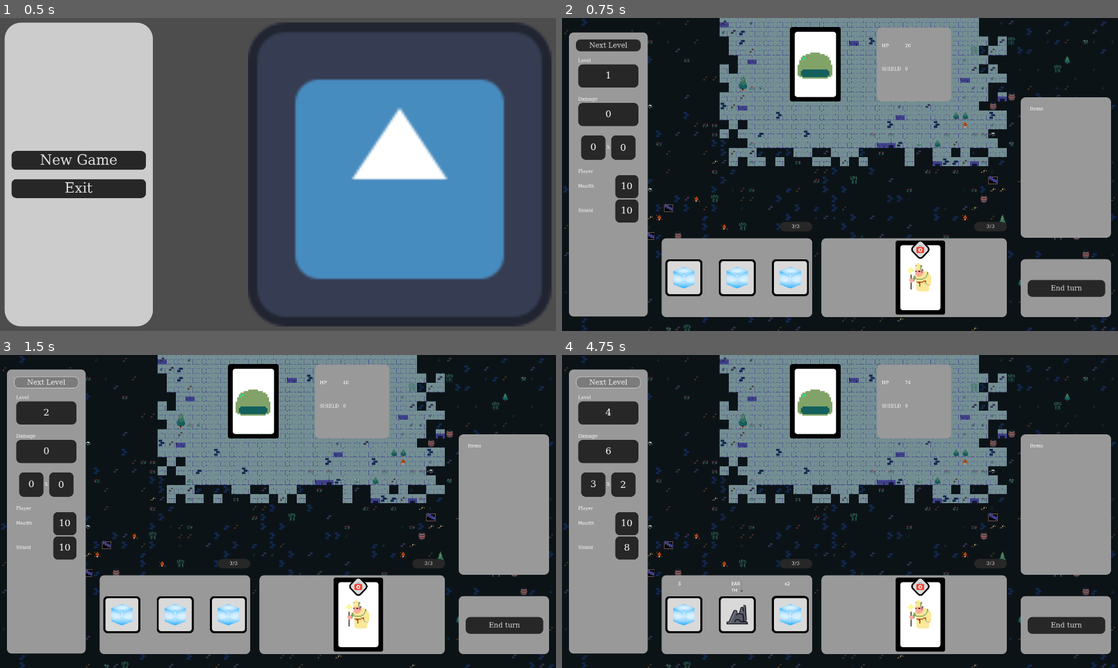
Above: before the commit, frames 1-4 (two rows, left to right).
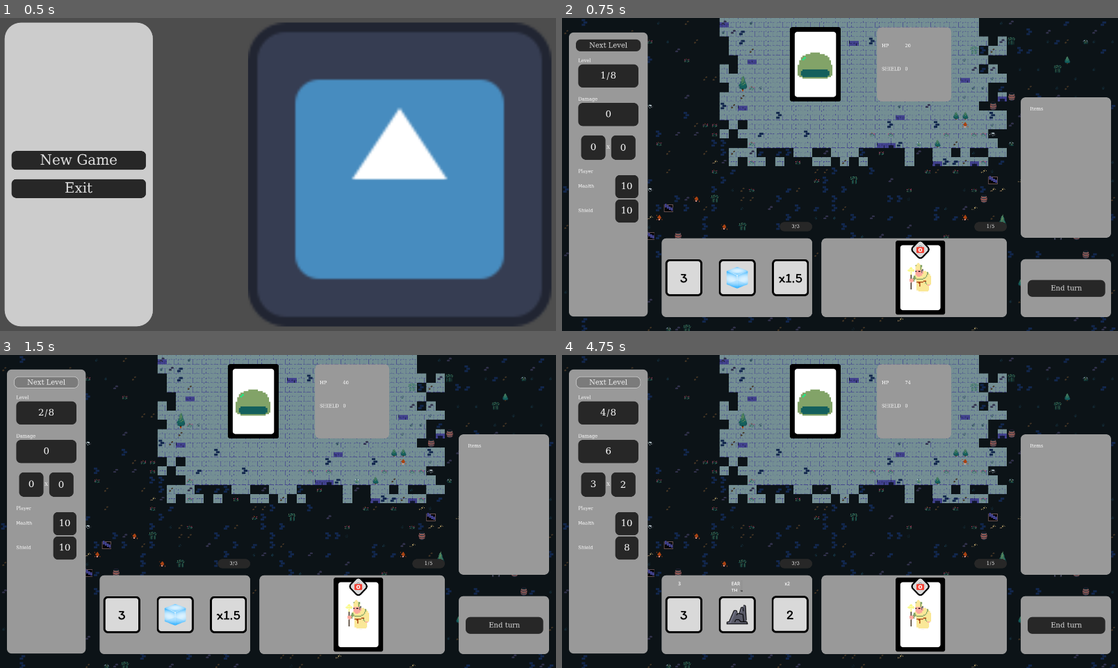
Above: after the commit, the same moments.

Repository: YosuaChrialMartono/game-development-game-jam
Game: Godot game, scene res://scenes/ui/MainMenu.tscn
The game is run twice, just before and just after one commit, with the same random seed, the same clock (stepped at 60 frames per second) and the same inputs. The engine's default icon, where the game draws it, is replaced by a stand-in: a white triangle on a blue panel in a dark square.
Inputs:
- Up to frame 1 (0.5 s): no input
- Up to frame 2 (0.75 s): click "New Game" at 0.5 s
- Up to frame 3 (1.5 s): click "Next Level" at 1.25 s
- Up to frame 4 (4.75 s): click "Next Level" at 2 s; click "End turn" at 2.75 s; click "End turn" at 3.5 s; click "Next Level" at 4.25 s

Frame 1 is identical in both runs. In frame 2, 0.5% of the frame differs, in the area x 7-78%, y 17-89%; in frame 3, 0.5%; in frame 4, 0.6%, in the area x 6-78%, y 17-89%.

Commit message:
Feat: Added max hand size variable for dice and hero, add winning level

Diff:
--- a/scenes/characters/Dice.tscn
+++ b/scenes/characters/Dice.tscn
@@ -311,17 +311,20 @@
 texture = ExtResource("3_1pf5s")
 
 [node name="NumberDiceSprite" type="AnimatedSprite2D" parent="."]
+visible = false
 position = Vector2(65, 0)
 sprite_frames = SubResource("SpriteFrames_monup")
 frame = 2
 frame_progress = 0.904792
 
 [node name="MultiplierDiceSprite" type="AnimatedSprite2D" parent="."]
+visible = false
 position = Vector2(65, 0)
 sprite_frames = SubResource("SpriteFrames_nc7w0")
 animation = &"x1.5"
 
 [node name="ElementalDiceSprite" type="AnimatedSprite2D" parent="."]
+visible = false
 position = Vector2(65, 0)
 sprite_frames = SubResource("SpriteFrames_r718c")
 animation = &"ICE"
--- a/scenes/levels/Level.tscn
+++ b/scenes/levels/Level.tscn
@@ -459,7 +459,7 @@
 theme = ExtResource("2_dl4mi")
 theme_override_styles/panel = ExtResource("4_0i1pl")
 
-[node name="Label" type="Label" parent="DiceHandSize"]
+[node name="DiceHandSizeLabel" type="Label" parent="DiceHandSize"]
 layout_mode = 1
 anchors_preset = 15
 anchor_right = 1.0
@@ -471,7 +471,7 @@
 horizontal_alignment = 1
 vertical_alignment = 1
 
-[node name="DiceHandSize2" type="Panel" parent="."]
+[node name="HeroHandSize" type="Panel" parent="."]
 layout_mode = 1
 anchors_preset = -1
 anchor_left = 0.312
@@ -488,7 +488,7 @@
 theme = ExtResource("2_dl4mi")
 theme_override_styles/panel = ExtResource("4_0i1pl")
 
-[node name="Label" type="Label" parent="DiceHandSize2"]
+[node name="HeroHandSizeLabel" type="Label" parent="HeroHandSize"]
 layout_mode = 1
 anchors_preset = 15
 anchor_right = 1.0
--- a/script/dice_global.gd
+++ b/script/dice_global.gd
@@ -1,12 +1,14 @@
 extends Node
 
-const INIT_NUMBER_VALUES = [1,2,3,4,5,6]
+const INIT_NUMBER_VALUES = [1, 2, 3, 4, 5, 6]
 const INIT_MULTIPLIER_VALUES = ["x1", "x2", "x3"]
 const INIT_ELEMENT_VALUES = ["FIRE", "ICE", "EARTH", "AIR"]
 
 const DICE_SCENE = preload("res://scenes/characters/Dice.tscn")
 
 var active_dice: Array = []
+
+var max_dice_hand_size = 3
 
 func add_dice(dice_type: Dice.DICE_TYPE) -> void:
 	var new_dice = DICE_SCENE.instantiate()
--- a/script/game_manager.gd
+++ b/script/game_manager.gd
@@ -3,6 +3,7 @@
 @onready var _is_rolling = false
 
 @onready var _level: int = 0
+@onready var win_level: int = 8
 @onready var _level_modifier = 2
 const LEVEL_SCENE = preload("res://scenes/levels/Level.tscn")
 
--- a/script/hero_global.gd
+++ b/script/hero_global.gd
@@ -3,6 +3,8 @@
 var hero_card_dict = {}
 var avail_hero_cards = []
 var hero_card_info_dir: String = "res://resources/card-info"
+
+var max_hero_hand_size = 5
 
 
 const HERO_CARD_SCENE = preload("res://scenes/characters/HeroCard.tscn")
--- a/script/levels/level.gd
+++ b/script/levels/level.gd
@@ -29,6 +29,8 @@
 @onready var mult_point_label: Label = $MarginContainer/Panel/MarginContainer/VBoxContainer/AttackDamageCalculatorContainer/Panel2/MultPointLabel
 @onready var total_attack_damage: Label = $MarginContainer/Panel/MarginContainer/VBoxContainer/TotalDamageContainer/Panel/TotalAttackDamage
 
+@onready var dice_hand_size_label: Label = $DiceHandSize/DiceHandSizeLabel
+@onready var hero_hand_size_label: Label = $HeroHandSize/HeroHandSizeLabel
 
 const DICE_SCENE = preload("res://scenes/characters/Dice.tscn")
 
@@ -37,7 +39,7 @@
 	var dice_width = 128
 	var total_dice_count = DiceGlobal.active_dice.size()
 	var total_width = total_dice_count * dice_width + (total_dice_count - 1) * spacing
-	var start_x = (dice_parent.size.x - total_width) / 2  # Centering logic
+	var start_x = (dice_parent.size.x - total_width) / 2 # Centering logic
 	print_debug(start_x)
 
 	var dice_num = 0
@@ -57,15 +59,6 @@
 	var child: Enemy = EnemiesGlobal.active_enemy
 	enemy_parent.add_child(child)
 
-func _setup_player_info():
-	player_health_label.text = str(PlayersGlobal.hp)
-	player_shield_label.text = str(PlayersGlobal.shield)
-
-func _setup_enemy_info():
-	enemy_name.text = EnemiesGlobal.active_enemy.enemy_resource.name
-	enemy_hp_value_label.text = str(EnemiesGlobal.get_enemy_hp())
-	enemy_shield_value_label.text = str(EnemiesGlobal.get_enemy_shield())
-
 func _ready() -> void:
 	print_debug("level ready")
 	_renderDice()
@@ -79,8 +72,9 @@
 	_renderHeroCard()
 
 	_renderEnemy()
-	_setup_enemy_info()
-	_setup_player_info()
+	enemy_name.text = EnemiesGlobal.active_enemy.enemy_resource.name
+
+	_update_level_state()
 
 #func _process(_delta: float) -> void:
 
@@ -91,9 +85,7 @@
 
 func _on_button_pressed() -> void:
 	GameManager.end_turn()
-
 	await get_tree().create_timer(1.0).timeout
-
 	_update_level_state()
 
 func _update_level_state():
@@ -107,4 +99,7 @@
 	player_health_label.text = str(PlayersGlobal.hp)
 	player_shield_label.text = str(PlayersGlobal.shield)
 
-	current_level_label.text = str(GameManager.get_current_level())
+	current_level_label.text = str(GameManager.get_current_level()) + "/%d"%GameManager.win_level
+
+	dice_hand_size_label.text = "%d/%d" %[DiceGlobal.active_dice.size(), DiceGlobal.max_dice_hand_size]
+	hero_hand_size_label.text = "%d/%d" %[HeroGlobal.active_hero.size(), HeroGlobal.max_hero_hand_size]
